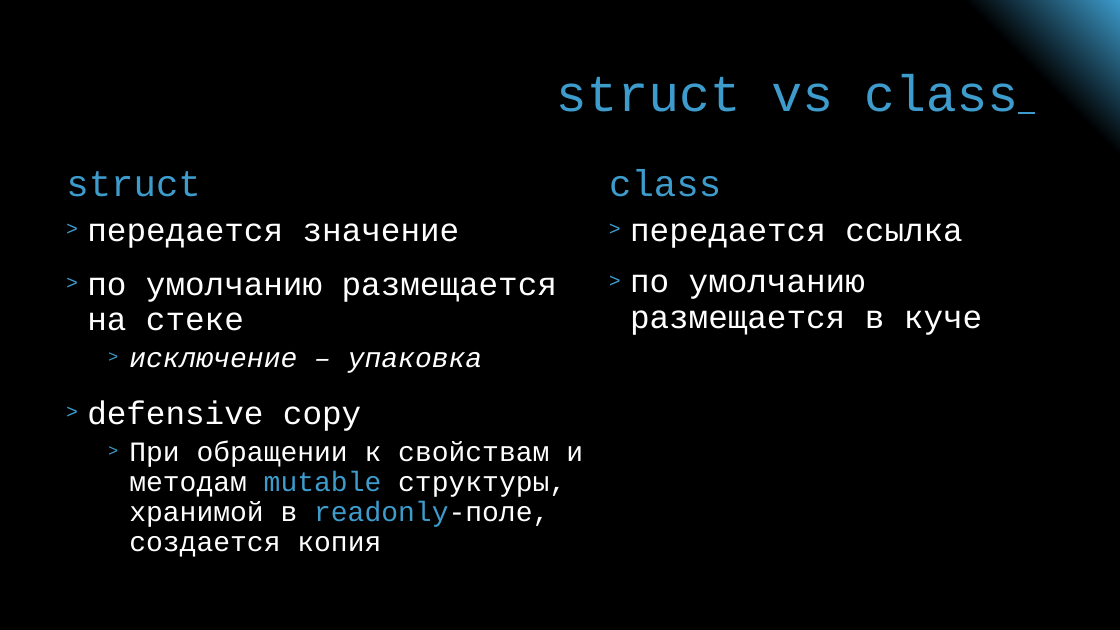
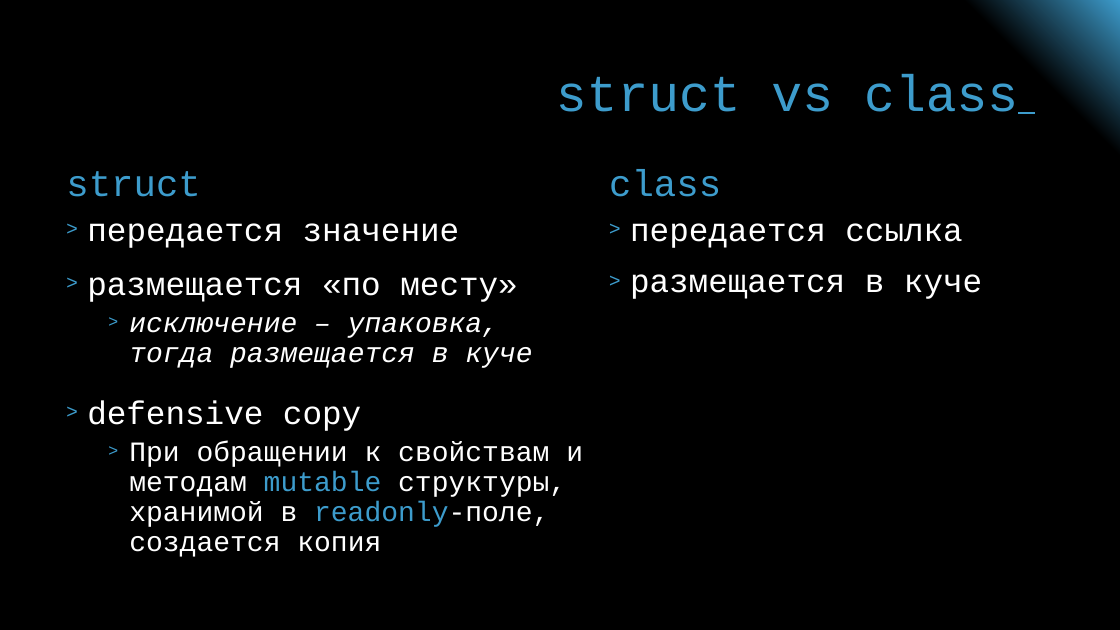
Before and after one commit to lightmg/dotnet-cheatsheet, a slide deck: slide 2 of structs/presentation.pptx. Drawn at 1120x630 pixels with LibreOffice and Linux fonts; fonts in the diff are those of the drawing. Boxes give left, top, right and bottom in pixels: in the first picture for what was removed or moved away, otherwise in the second. Text is boxed around its words. In the diff, an @@ line names an element or a change of style, - is before the commit and + after.

Commit message:
Update presentation

```diff
--- a/structs/presentation.pptx
+++ b/structs/presentation.pptx
@@ text at (87, 277, 532, 368): text changed; size 28 to 24 pt; italic on @@
-> по умолчанию размещается на стеке
-  > исключение – упаковка
+> размещается «по месту»
+  > исключение – упаковка, тогда размещается в куче
@@ text at (630, 274, 982, 299): text changed @@
-> по умолчанию размещается в куче
+> размещается в куче
```
Also in this commit, not shown: 3 other slides changed.
